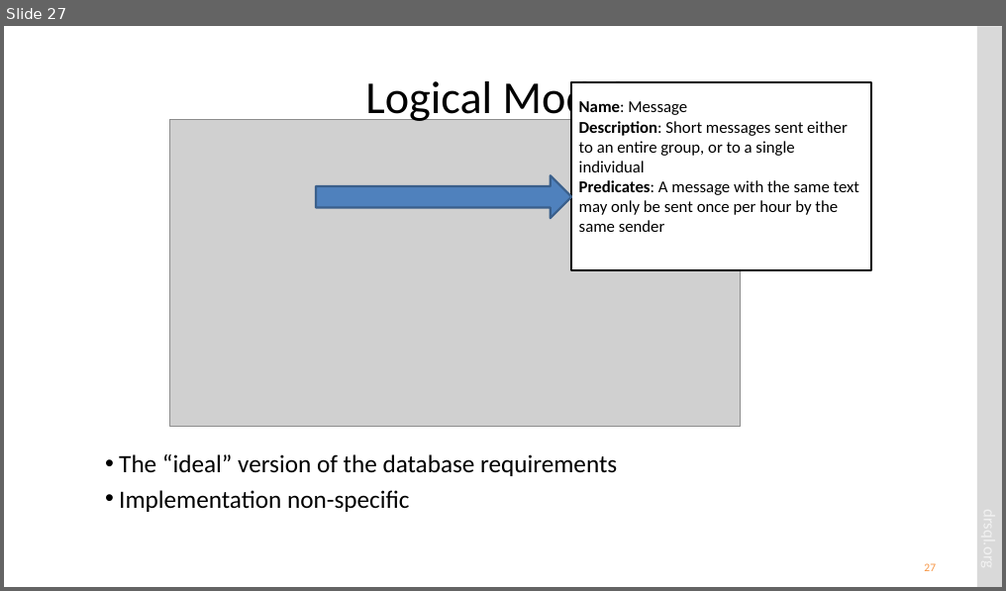
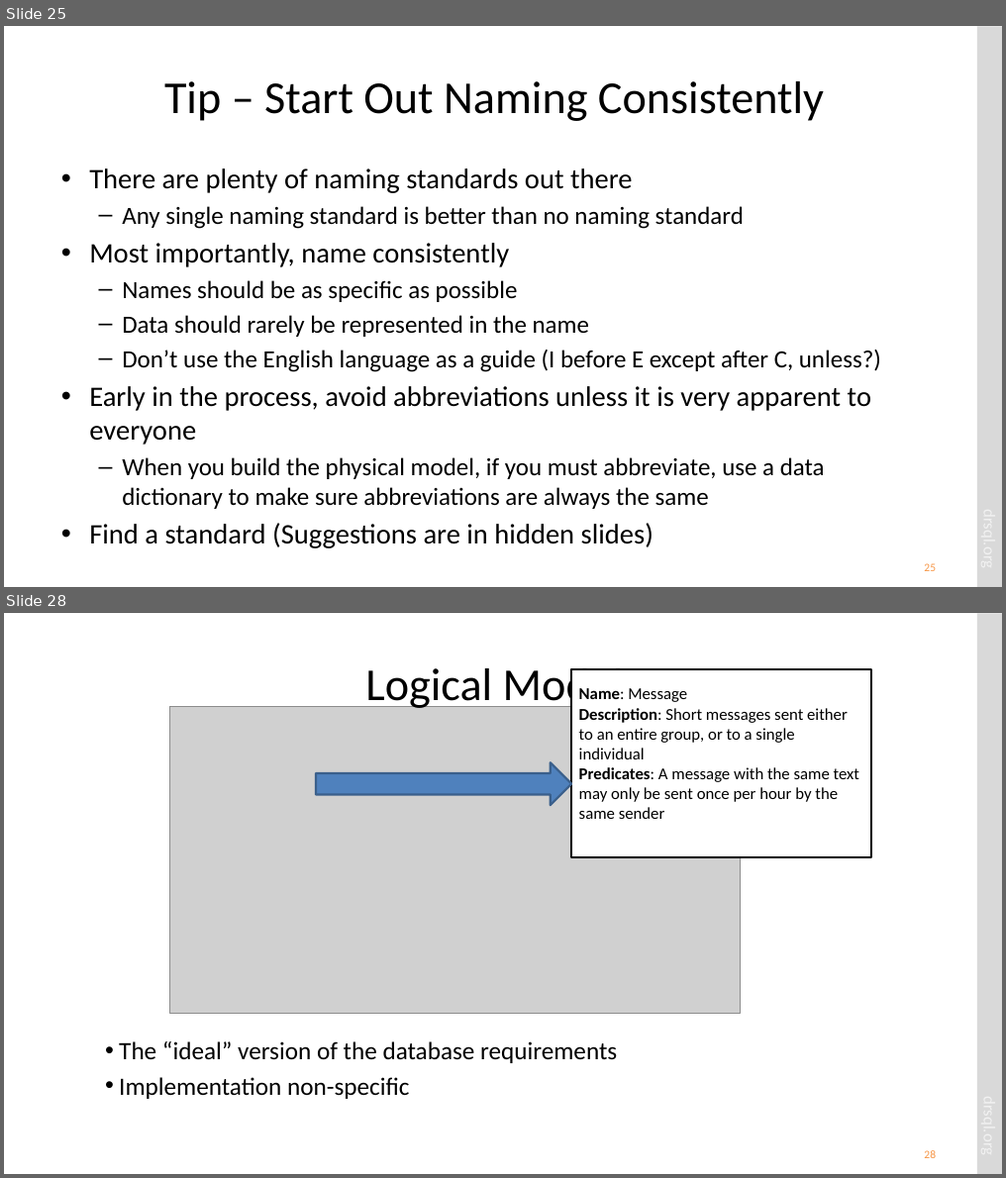
Before and after one commit to drsqlgithub/Presentation-Downloads, a slide deck: Relational Database Design/Relational Database Design.pptx. Shown one above the other, each under a label of ours: slide 27 before the commit, slides 25 and 28 after it; the slides between them are not shown. The pictures are 1006x591 and 1006x1178 pixels, drawn with LibreOffice and Linux fonts; fonts in the diff are those of the drawing; grey boxes stand for pictures. Boxes give left, top, right and bottom in pixels: in the first picture for what was removed or moved away, otherwise in the second. Text is boxed around its words. In the diff, an @@ line names an element or a change of style, - is before the commit and + after.

```diff
--- a/Relational Database Design/Relational Database Design.pptx
+++ b/Relational Database Design/Relational Database Design.pptx
@@ slide 25 added at bbox=[4, 26, 1002, 587], background #FFFFFF; not listed: 2 template elements that a slide beside it also shows @@
@@ title added at bbox=[164, 81, 824, 121], 44 pt, text #000000 @@
+Tip – Start Out Naming Consistently
@@ text added at bbox=[89, 169, 881, 509], 23.8 pt, text #000000 @@
+• There are plenty of naming standards out there
+  – Any single naming standard is better than no naming standard
+• Most importantly, name consistently
+  – Names should be as specific as possible
+  – Data should rarely be represented in the name
+  – Don’t use the English language as a guide (I before E except after C, unless?)
+• Early in the process, avoid abbreviations unless it is very apparent to everyone
+  – When you build the physical model, if you must abbreviate, use a data dictionary to make sure abbreviations are always the same
+• Find a standard (Suggestions are in hidden slides)
@@ what was slide 27 is now slide 28 @@
@@ page number at bbox=[924, 1151, 936, 1158]: text changed @@
-27
+28
```
Also in this commit, not shown: 20 slides changed, 1 other slide added, 1 slide removed.
